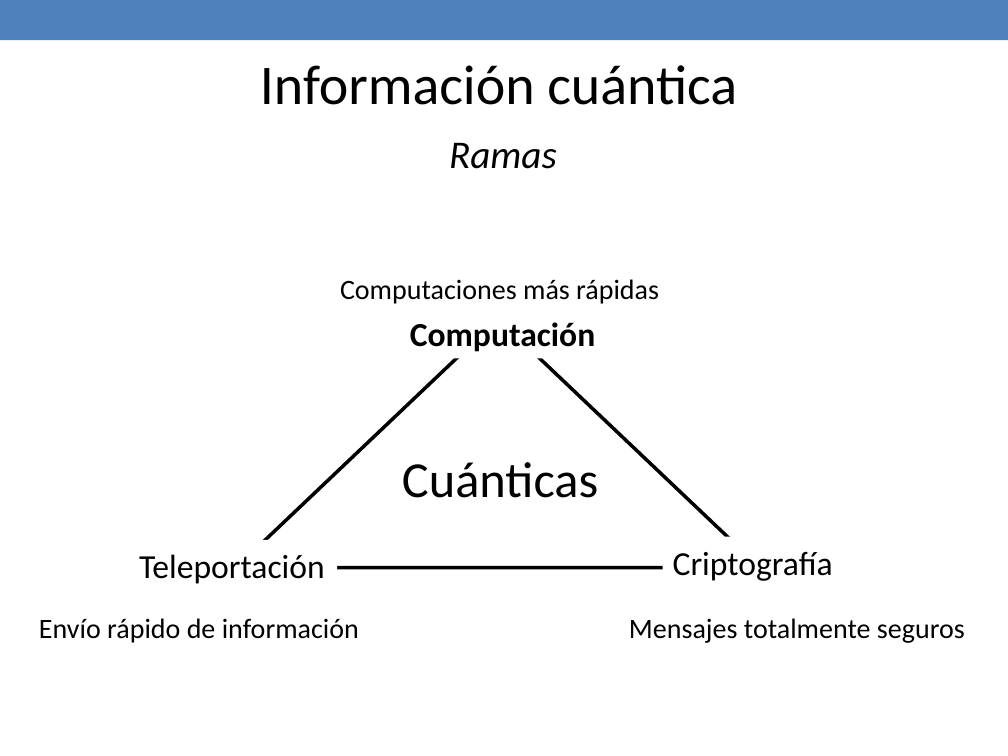
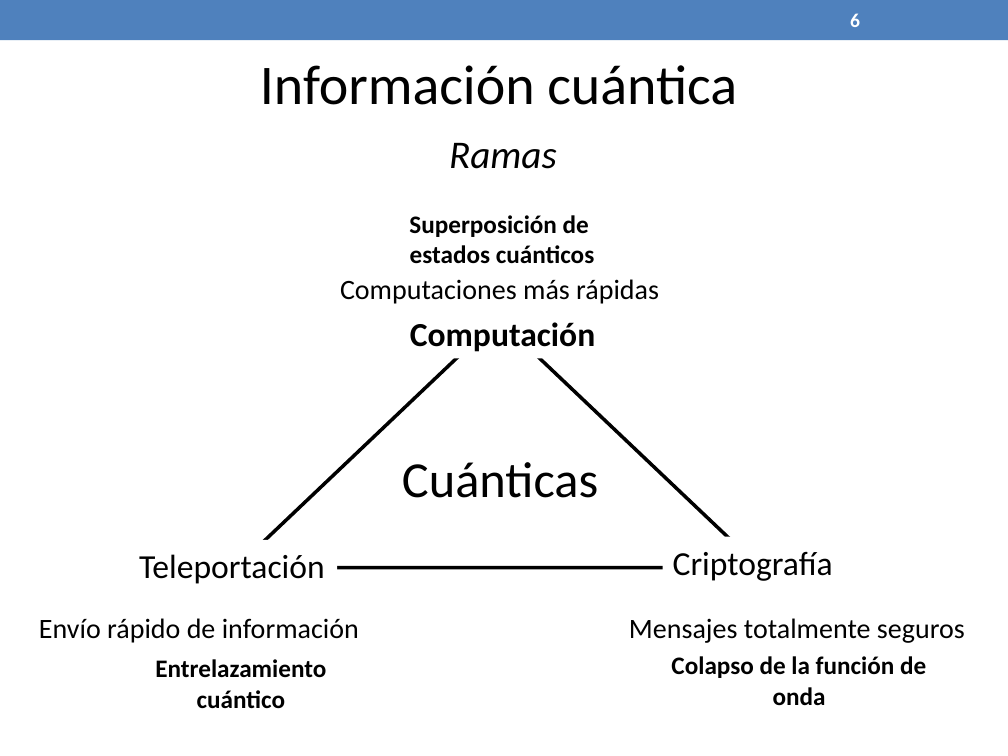
Before and after one commit to jaimecp89/qMIPS101, a slide deck: slide 6 of qMIPS/doc/Presentacion PFC.pptx (slide 7 before the commit). Drawn at 1008x756 pixels with LibreOffice and Linux fonts; fonts in the diff are those of the drawing. Boxes give left, top, right and bottom in pixels: in the first picture for what was removed or moved away, otherwise in the second. Text is boxed around its words. In the diff, an @@ line names an element or a change of style, - is before the commit and + after.

```diff
--- a/qMIPS/doc/Presentacion PFC.pptx
+++ b/qMIPS/doc/Presentacion PFC.pptx
@@ page number added at bbox=[850, 13, 860, 27], 14 pt, text #FFFFFF, bold @@
+6
@@ text added at bbox=[409, 215, 594, 264], 18 pt, text #000000, bold @@
+Superposición de
+estados cuánticos
@@ text added at bbox=[155, 659, 326, 709], 18 pt, text #000000, bold @@
+Entrelazamiento
+cuántico
@@ text added at bbox=[671, 656, 926, 706], 18 pt, text #000000, bold @@
+Colapso de la función de onda
```
Also in this commit, not shown: 34 other slides changed, 8 slides added, 1 slide removed.
